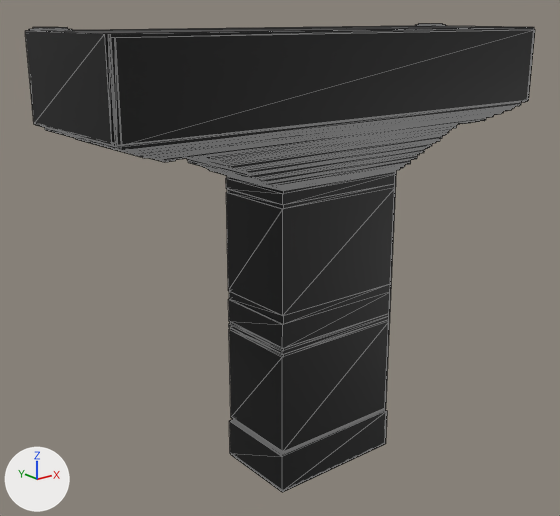
The glTF model godot/assets/models/city_pier.glb: old version first, new version second.
Camera for both pictures: a camera (50 mm lens) standing at (-12.14, -13.96, 11.24) and looking at (-0.6, 0.47, 5.47). Lighting does not change. The marker at lower left points along +X, +Y and +Z. The picture after the commit comes second. Mesh edges are drawn as thin lines. Vertices at exactly the same position are counted once.

The first picture shows 'city_pier'.
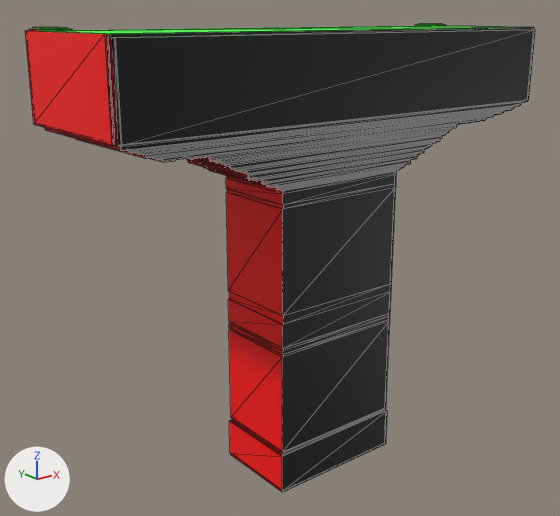
Changed parts and their boxes (x1, y1, x2, y2) in the pictures (560 x 516 px):
part 1 of me_city_pier, reshaped
    before: (42, 26, 515, 145)
    after: (29, 26, 519, 193)
part 2 of me_city_pier, reshaped
    both: (230, 410, 386, 456)
part 3 of me_city_pier, recoloured
    both: (25, 24, 519, 492)

The change, as a list of edits to the scene's bpy script:
```text
Change me_city_pier:
    used by ob_city_pier; location = (0.0, 0.0, 0.0)
    remove me_city_pier.from_pydata(...)  # 680 vertices, 950 faces; spans x -6.05..6.05, y -1.83..1.83, z 0.0..11.0
    add me_city_pier.from_pydata(...)  # 1074 vertices, 1396 faces; spans x -6.05..6.05, y -1.83..1.83, z 0.0..11.0
    me_city_pier part 1: 10 vertices removed from x -6.05..6.05, y -1.7..1.77, z 8.75..10.94; 389 vertices added at x -6.02..6.02, y -1.77..1.8, z 7.53..10.97
    me_city_pier part 2: 4 vertices removed from x -1.8..1.83, y -1.05..1.05, z 1.06..1.09; 19 vertices added at x -1.8..1.83, y -1.08..1.08, z 0.0..1.09
    me_city_pier part 3: 134 kept faces spanning x -6.05..6.05, y -1.8..1.77, z 0.0..11.0 get new vertex colours
```
